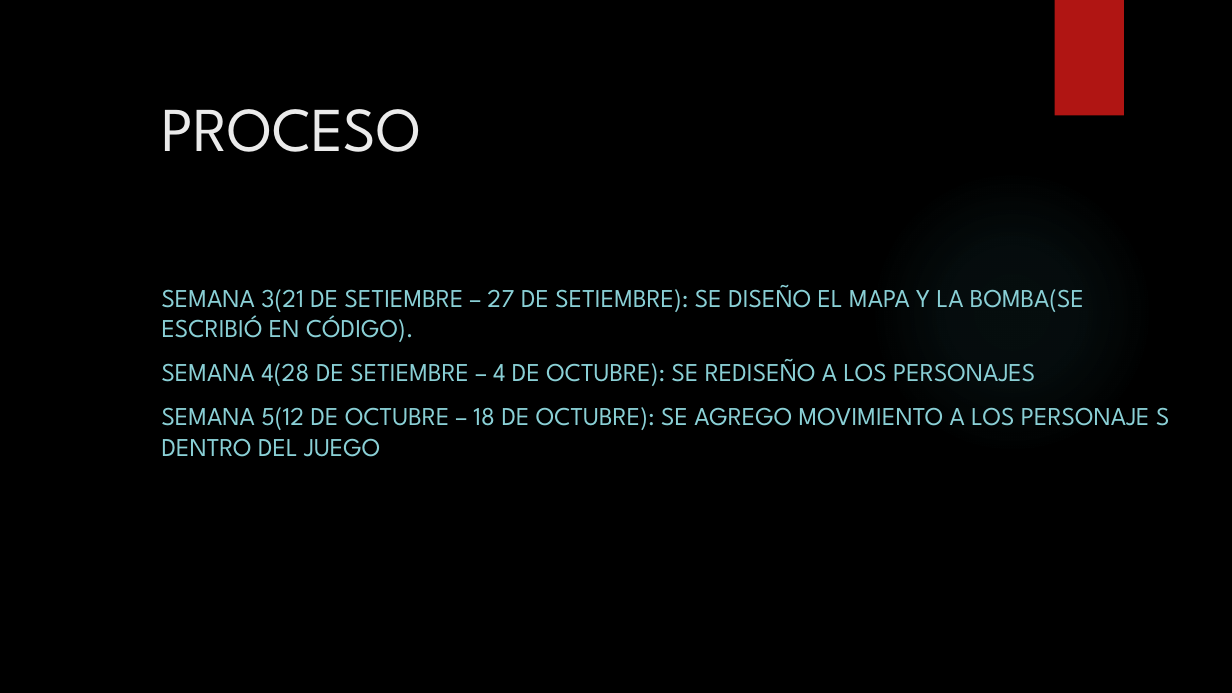
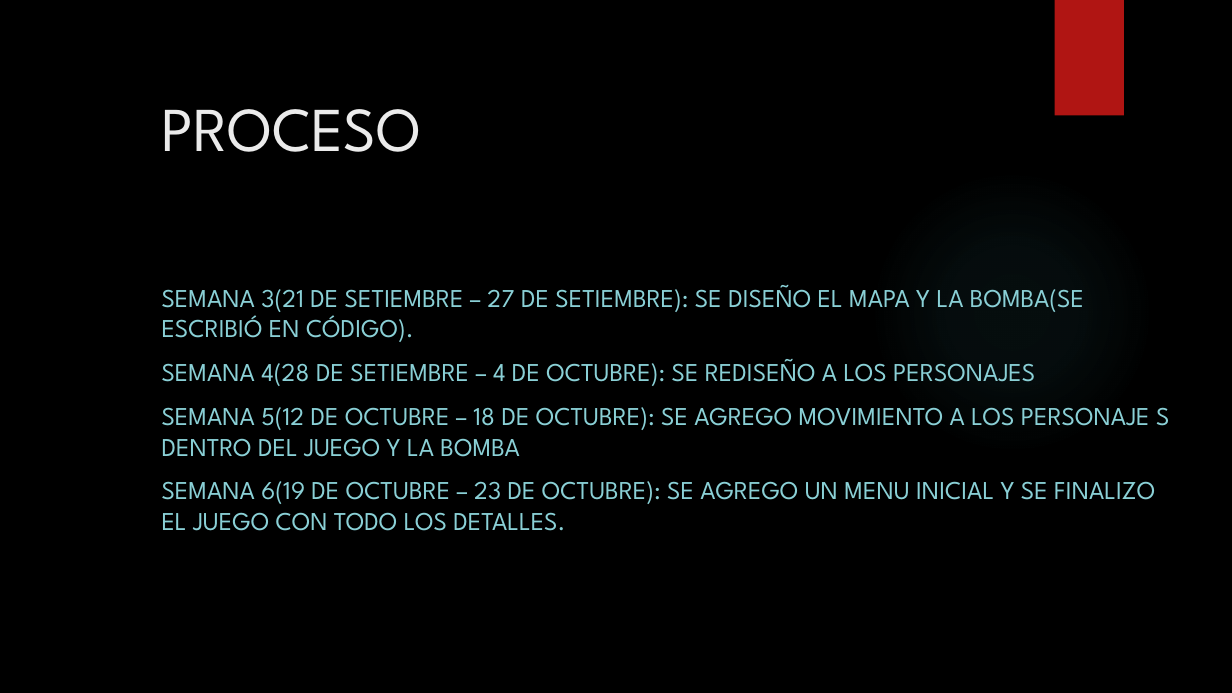
Before and after one commit to ComputacionGraficaUnsaac/Grupo6, a slide deck: slide 9 of Documentación.pptx. Drawn at 1232x693 pixels with LibreOffice and Linux fonts; fonts in the diff are those of the drawing; background and template pictures are left out. Boxes give left, top, right and bottom in pixels: in the first picture for what was removed or moved away, otherwise in the second. Text is boxed around its words. In the diff, an @@ line names an element or a change of style, - is before the commit and + after.

```diff
--- a/Documentación.pptx
+++ b/Documentación.pptx
@@ subtitle at [162, 407, 1169, 531]: text changed @@
-SEMANA 5(12 DE OCTUBRE – 18 DE OCTUBRE): SE AGREGO MOVIMIENTO A LOS PERSONAJE S DENTRO DEL JUEGO
+SEMANA 5(12 DE OCTUBRE – 18 DE OCTUBRE): SE AGREGO MOVIMIENTO A LOS PERSONAJE S DENTRO DEL JUEGO Y LA BOMBA
+SEMANA 6(19 DE OCTUBRE – 23 DE OCTUBRE): SE AGREGO UN MENU INICIAL Y SE FINALIZO EL JUEGO CON TODO LOS DETALLES.
```
Also in this commit, not shown: 2 slides added.
